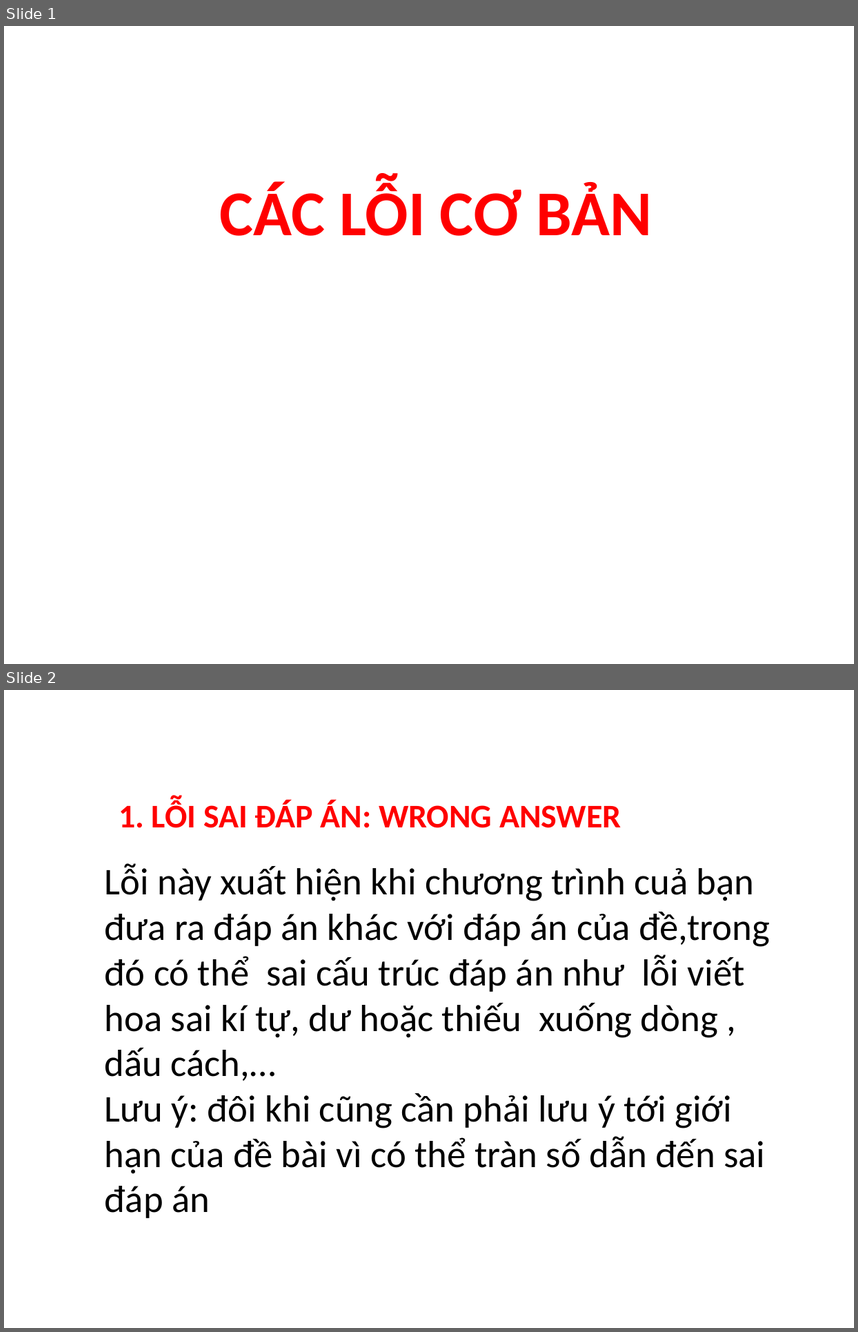
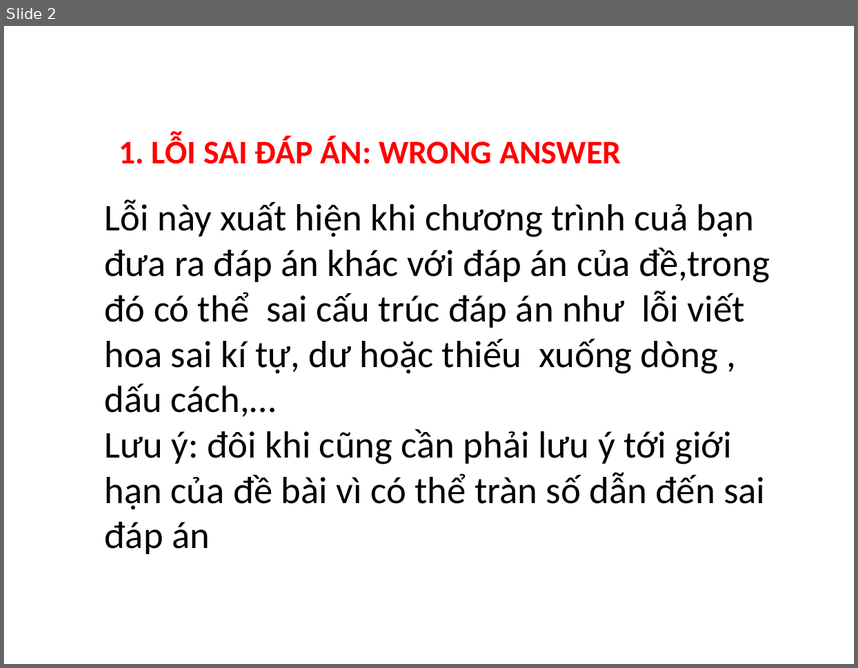
Before and after one commit to duyenbit2212/The-NOOB, a slide deck: Wecode_GotTalent/Hao/TaiLieuTrain/cacloithidau.pptx. Shown one above the other, each under a label of ours: slides 1 and 2 before the commit, slide 2 after it. The pictures are 858x1332 and 858x668 pixels, drawn with LibreOffice and Linux fonts; fonts in the diff are those of the drawing; background and template pictures are left out. Boxes give left, top, right and bottom in pixels: in the first picture for what was removed or moved away, otherwise in the second. Text is boxed around its words. In the diff, an @@ line names an element or a change of style, - is before the commit and + after.

```diff
--- a/Wecode_GotTalent/Hao/TaiLieuTrain/cacloithidau.pptx
+++ b/Wecode_GotTalent/Hao/TaiLieuTrain/cacloithidau.pptx
@@ slide 1 removed at (x1=4, y1=26, x2=854, y2=664), background picture (left out) @@
@@ text removed at (x1=220, y1=183, x2=653, y2=236) @@
-CÁC LỖI CƠ BẢN
```
Also in this commit, not shown: 3 slides added, 45 other files.
